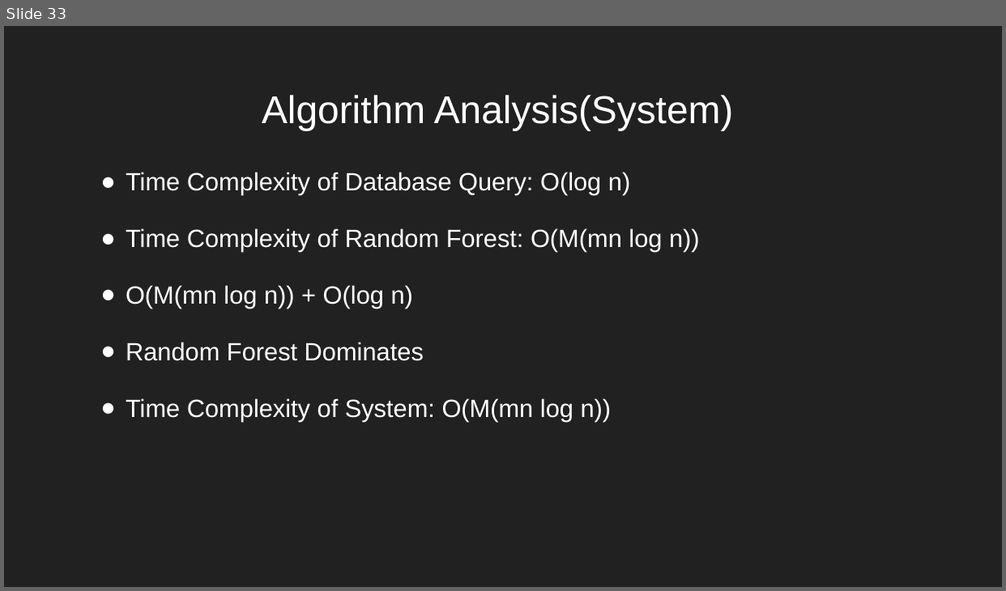
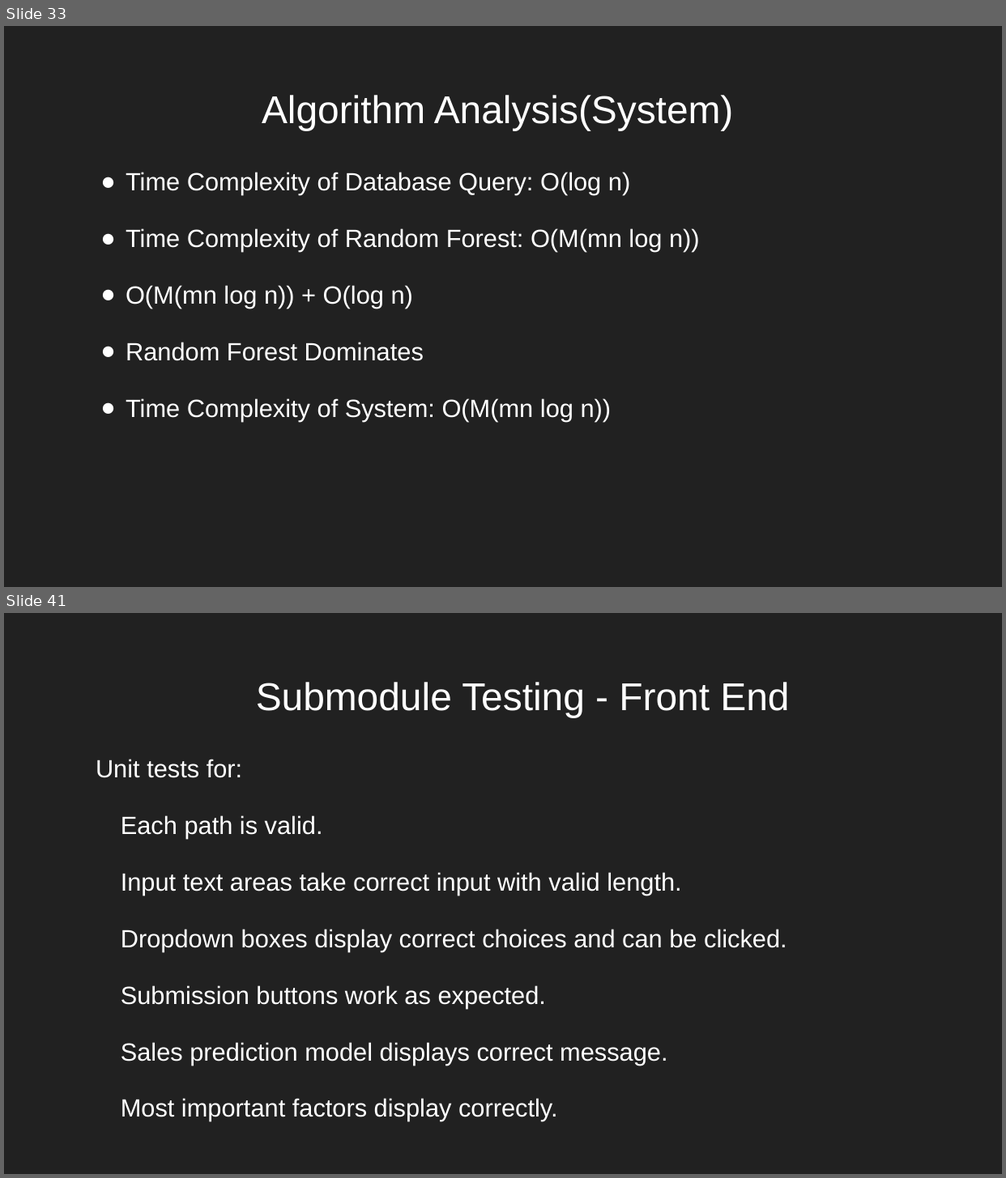
Before and after one commit to nreader72/NostraDomicile, a slide deck: docs/Progress_Reports/NostraDomicile (6).pptx. Shown one above the other, each under a label of ours: slide 33 before the commit, slides 33 and 41 after it; the slides between them are not shown. The pictures are 1006x591 and 1006x1178 pixels, drawn with LibreOffice and Linux fonts; fonts in the diff are those of the drawing; background and template pictures are left out. Boxes give left, top, right and bottom in pixels: in the first picture for what was removed or moved away, otherwise in the second. Text is boxed around its words. In the diff, an @@ line names an element or a change of style, - is before the commit and + after.

```diff
--- a/docs/Progress_Reports/NostraDomicile (6).pptx
+++ b/docs/Progress_Reports/NostraDomicile (6).pptx
@@ slide 41 added at <box>4,613,1002,1174</box>, background picture (left out) @@
@@ title added at <box>256,682,789,717</box>, 28 pt, text #FFFFFF @@
+Submodule Testing - Front End
@@ text added at <box>96,759,787,1122</box>, 18 pt, text #FFFFFF @@
+Unit tests for:
+Each path is valid.
+Input text areas take correct input with valid length.
+Dropdown boxes display correct choices and can be clicked.
+Submission buttons work as expected.
+Sales prediction model displays correct message.
+Most important factors display correctly.
```
Also in this commit, not shown: 5 slides changed, 18 other slides added, 1 other file.
